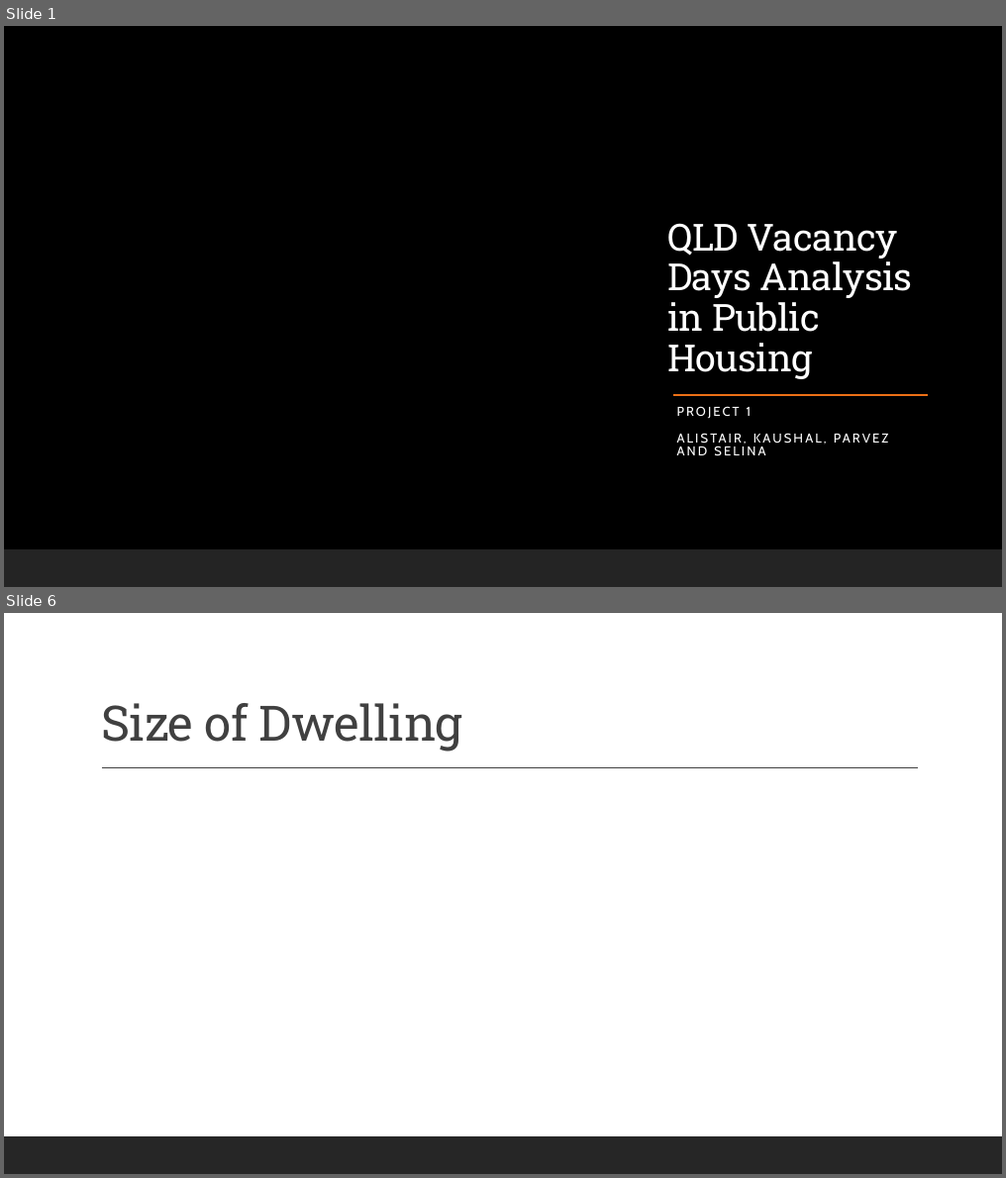
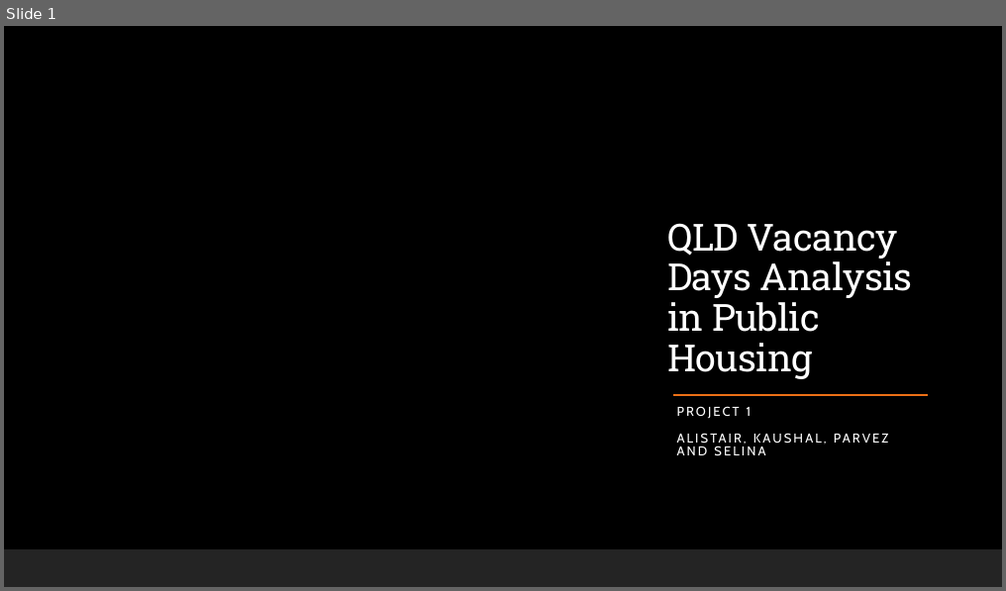
Before and after one commit to Anguyensfg/project-1, a slide deck: QLD Housing Vacancy.pptx. Shown one above the other, each under a label of ours: slides 1 and 6 before the commit, slide 1 after it; the slides between them are not shown. The pictures are 1006x1178 and 1006x591 pixels, drawn with LibreOffice and Linux fonts; fonts in the diff are those of the drawing; background and template pictures are left out. Boxes give left, top, right and bottom in pixels: in the first picture for what was removed or moved away, otherwise in the second. Text is boxed around its words. In the diff, an @@ line names an element or a change of style, - is before the commit and + after.

```diff
--- a/QLD Housing Vacancy.pptx
+++ b/QLD Housing Vacancy.pptx
@@ slide 6 removed at [4, 613, 1002, 1174], background #FFFFFF; not listed: 1 template element that a slide beside it also shows @@
@@ title removed at [101, 703, 463, 752] @@
-Size of Dwelling
@@ line removed from (102, 768) to (918, 768) @@
```
Also in this commit, not shown: 10 slides changed, 11 slides added, 8 other slides removed.
